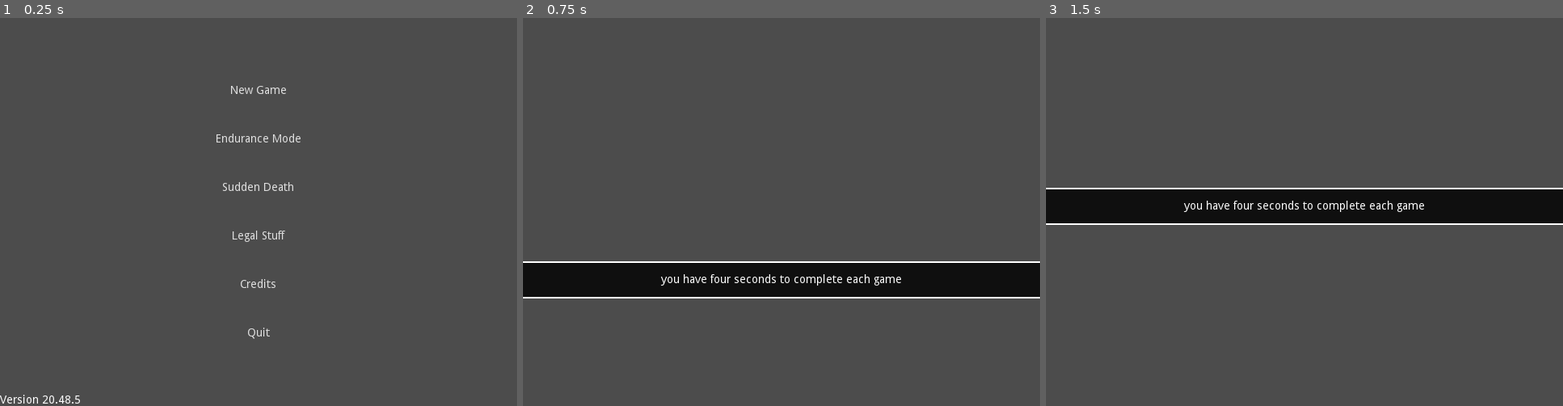
Above: before the commit, frames 1-3 (left to right).
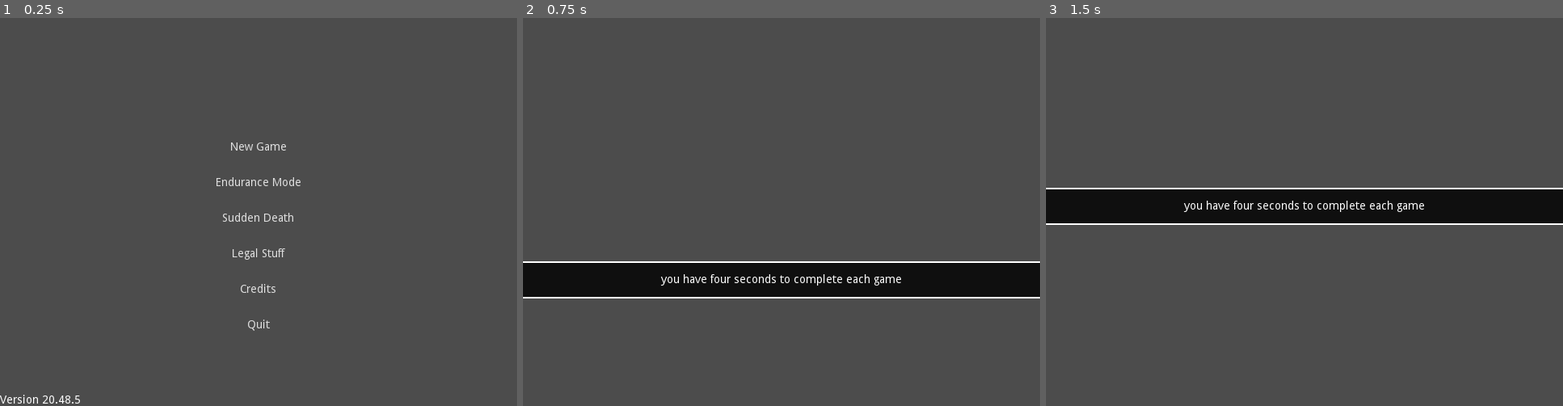
Above: after the commit, the same moments.

Repository: swashdev/minigame-madness
Game: Godot game, scene res://master/scenes/master.tscn
The game is run twice, just before and just after one commit, with the same random seed, the same clock (stepped at 60 frames per second) and the same inputs.
Inputs (mouse positions are in pixels of both pictures, inside the frame that each line leads up to):
- Up to frame 1 (0.25 s): no input
- Up to frame 2 (0.75 s): click "New Game" at 0.5 s
- Up to frame 3 (1.5 s): tap Enter at 1.25 s; move the mouse to (1418, 192) at 1.27 s; hold Right (move_right) from 1.28 s (still down); hold Space (action) from 1.28 s (still down)

The runs differ from the first frame. In frame 1, 1.1% of the frame differs, in the area x 41-59%, y 17-83%; in frame 2, nothing differs; in frame 3, nothing differs.

Commit message:
[MASTER] rearrange main menu buttons.
The buttons on the main menu have been reformatted to gravitate toward
the bottom of the screen.  They have also been resized so that they will
be substantially larger.  The `NewGameButton` node has had its `Label`
moved down so that it will not overlap with the text of the button.

Diff:
--- a/master/scenes/menus/buttons/new_game_button.tscn
+++ b/master/scenes/menus/buttons/new_game_button.tscn
@@ -13,9 +13,9 @@
 
 [node name="Label" type="Label" parent="."]
 visible = false
-margin_top = 16.0
+margin_top = 26.0
 margin_right = 400.0
-margin_bottom = 30.0
+margin_bottom = 40.0
 align = 1
 [connection signal="mouse_entered" from="." to="." method="_on_NewGameButton_mouse_entered"]
 [connection signal="mouse_exited" from="." to="." method="_on_NewGameButton_mouse_exited"]
--- a/master/scenes/menus/main_menu.tscn
+++ b/master/scenes/menus/main_menu.tscn
@@ -29,24 +29,29 @@
 margin_top = 80.0
 margin_right = 520.0
 margin_bottom = 400.0
-custom_constants/separation = 40
+alignment = 2
 __meta__ = {
 "_edit_use_anchors_": false
 }
 
 [node name="NewGameButton" parent="Menu/Buttons" instance=ExtResource( 4 )]
+margin_top = 60.0
+margin_bottom = 100.0
+rect_min_size = Vector2( 0, 40 )
 text = "New Game"
 _descriptive_text = "play 8 minigames with 5 lives"
 
 [node name="EnduranceModeButton" parent="Menu/Buttons" instance=ExtResource( 4 )]
-margin_top = 60.0
-margin_bottom = 80.0
+margin_top = 104.0
+margin_bottom = 144.0
+rect_min_size = Vector2( 0, 40 )
 text = "Endurance Mode"
 _descriptive_text = "play an infinite number of minigames with five lives"
 
 [node name="SuddenDeath" parent="Menu/Buttons" instance=ExtResource( 4 )]
-margin_top = 120.0
-margin_bottom = 140.0
+margin_top = 148.0
+margin_bottom = 188.0
+rect_min_size = Vector2( 0, 40 )
 text = "Sudden Death"
 _descriptive_text = "play endurance mode with only one life"
 
@@ -54,7 +59,8 @@
 visible = false
 margin_top = 60.0
 margin_right = 400.0
-margin_bottom = 80.0
+margin_bottom = 100.0
+rect_min_size = Vector2( 0, 40 )
 text = "Debug Menu"
 flat = true
 __meta__ = {
@@ -62,9 +68,10 @@
 }
 
 [node name="LegalStuffButton" type="Button" parent="Menu/Buttons"]
-margin_top = 180.0
+margin_top = 192.0
 margin_right = 400.0
-margin_bottom = 200.0
+margin_bottom = 232.0
+rect_min_size = Vector2( 0, 40 )
 text = "Legal Stuff"
 flat = true
 __meta__ = {
@@ -72,16 +79,18 @@
 }
 
 [node name="CreditsButton" type="Button" parent="Menu/Buttons"]
-margin_top = 240.0
+margin_top = 236.0
 margin_right = 400.0
-margin_bottom = 260.0
+margin_bottom = 276.0
+rect_min_size = Vector2( 0, 40 )
 text = "Credits"
 flat = true
 
 [node name="QuitButton" type="Button" parent="Menu/Buttons"]
-margin_top = 300.0
+margin_top = 280.0
 margin_right = 400.0
 margin_bottom = 320.0
+rect_min_size = Vector2( 0, 40 )
 text = "Quit"
 flat = true
 
